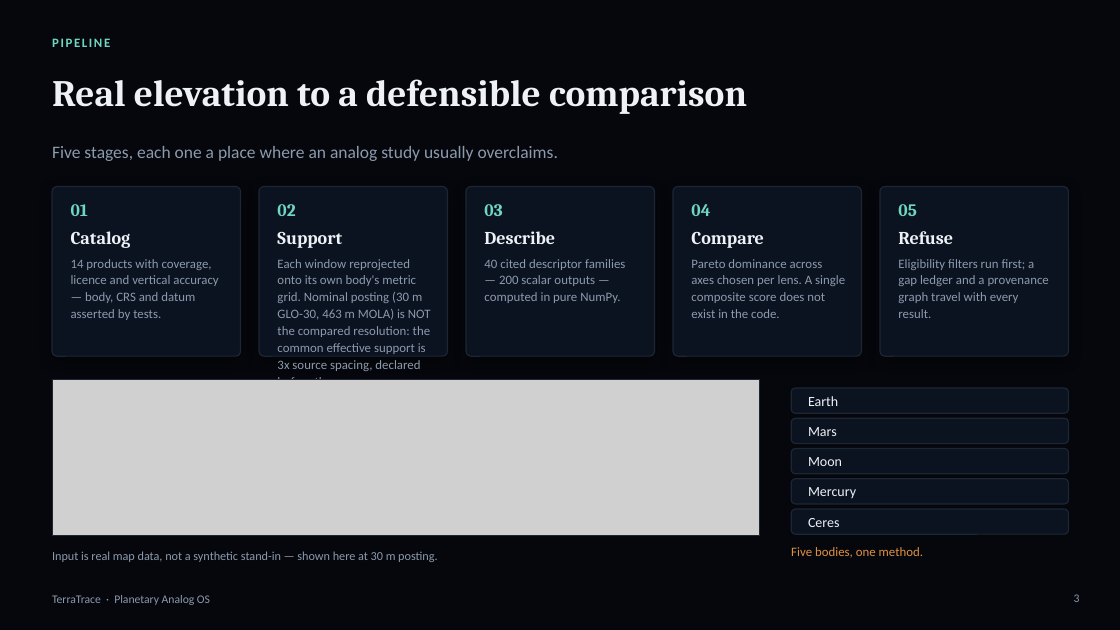
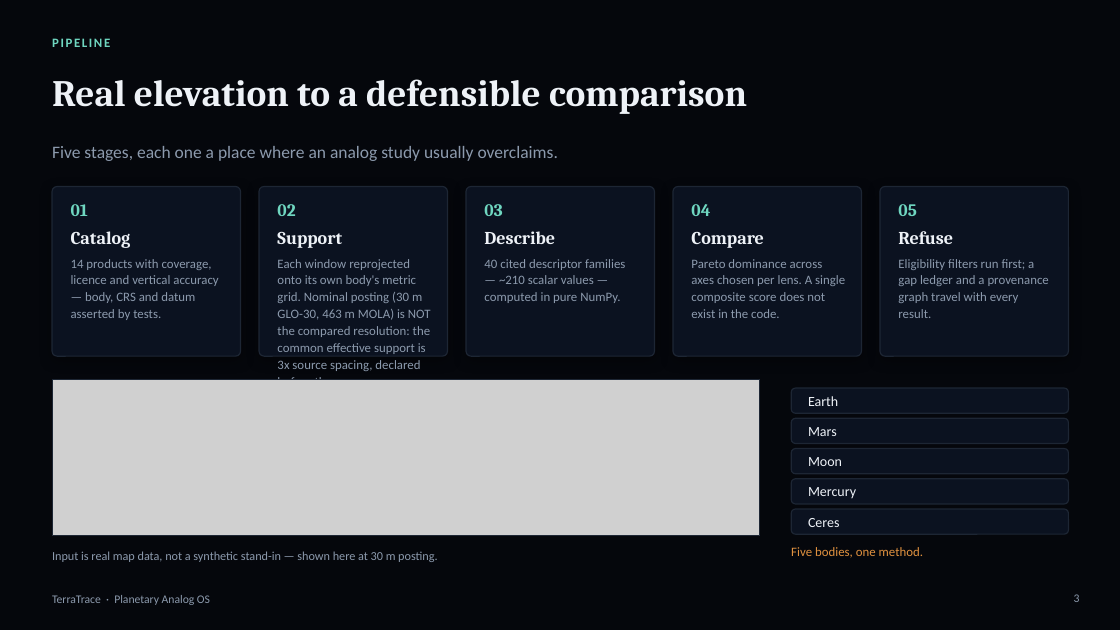
Before and after one commit to pal-123456789/terratrace, a slide deck: slide 3 of TerraTrace-deck.pptx. Drawn at 1120x630 pixels with LibreOffice and Linux fonts; fonts in the diff are those of the drawing; grey boxes stand for pictures. Boxes give left, top, right and bottom in pixels: in the first picture for what was removed or moved away, otherwise in the second. Text is boxed around its words. In the diff, an @@ line names an element or a change of style, - is before the commit and + after.

```diff
--- a/TerraTrace-deck.pptx
+++ b/TerraTrace-deck.pptx
@@ text at [484,259,625,303]: text changed @@
-40 cited descriptor families — 200 scalar outputs — computed in pure NumPy.
+40 cited descriptor families — ~210 scalar values — computed in pure NumPy.
```
Also in this commit, not shown: 4 other slides changed, 1 other file.
